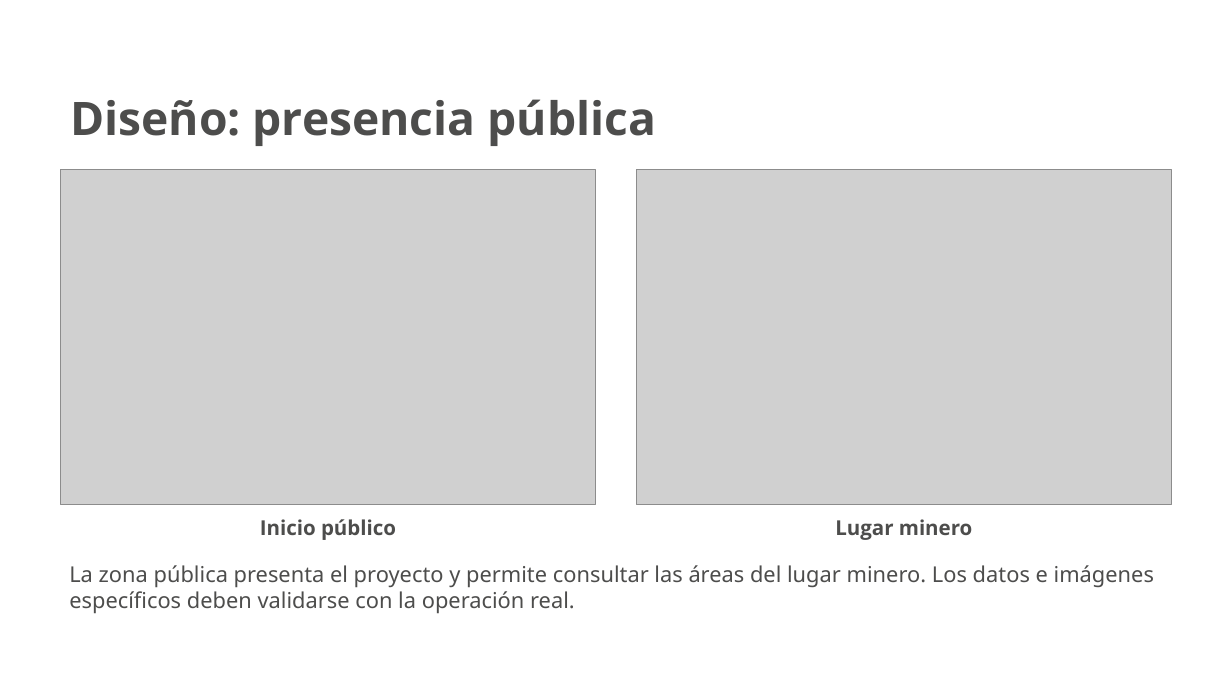
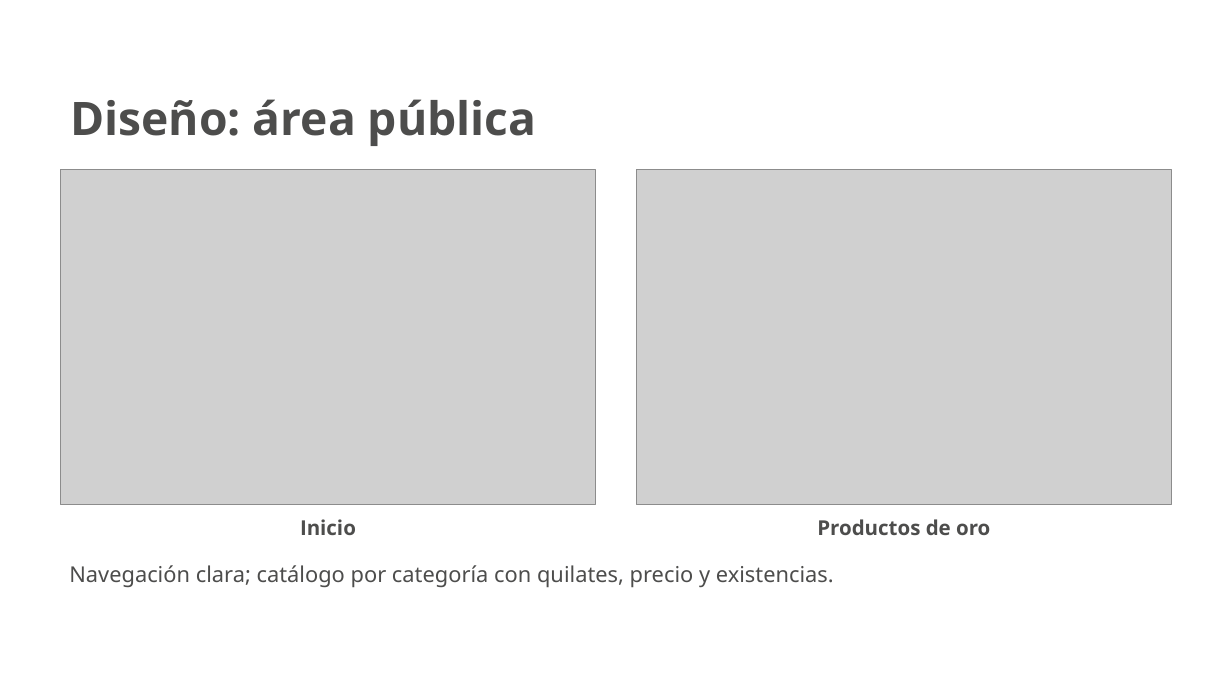
Before and after one commit to JesusArturoRincon21/Proyecto-Sena, a slide deck: slide 7 of docs/presentacion/Yesids_Treasure_Pitch.pptx (slide 9 before the commit). Drawn at 1232x693 pixels with LibreOffice and Linux fonts; fonts in the diff are those of the drawing; grey boxes stand for pictures; background and template pictures are left out. Boxes give left, top, right and bottom in pixels: in the first picture for what was removed or moved away, otherwise in the second. Text is boxed around its words. In the diff, an @@ line names an element or a change of style, - is before the commit and + after.

```diff
--- a/docs/presentacion/Yesids_Treasure_Pitch.pptx
+++ b/docs/presentacion/Yesids_Treasure_Pitch.pptx
@@ text at [70,99,537,146]: text changed @@
-Diseño: presencia pública
+Diseño: área pública
@@ text at [300,519,356,535]: text changed @@
-Inicio público
+Inicio
@@ text at [817,519,990,535]: text changed @@
-Lugar minero
+Productos de oro
@@ text at [69,565,834,588]: text changed @@
-La zona pública presenta el proyecto y permite consultar las áreas del lugar minero. Los datos e imágenes específicos deben validarse con la operación real.
+Navegación clara; catálogo por categoría con quilates, precio y existencias.
```
Also in this commit, not shown: 10 other slides changed, 1 slide added, 1 slide removed, 9 other files.
